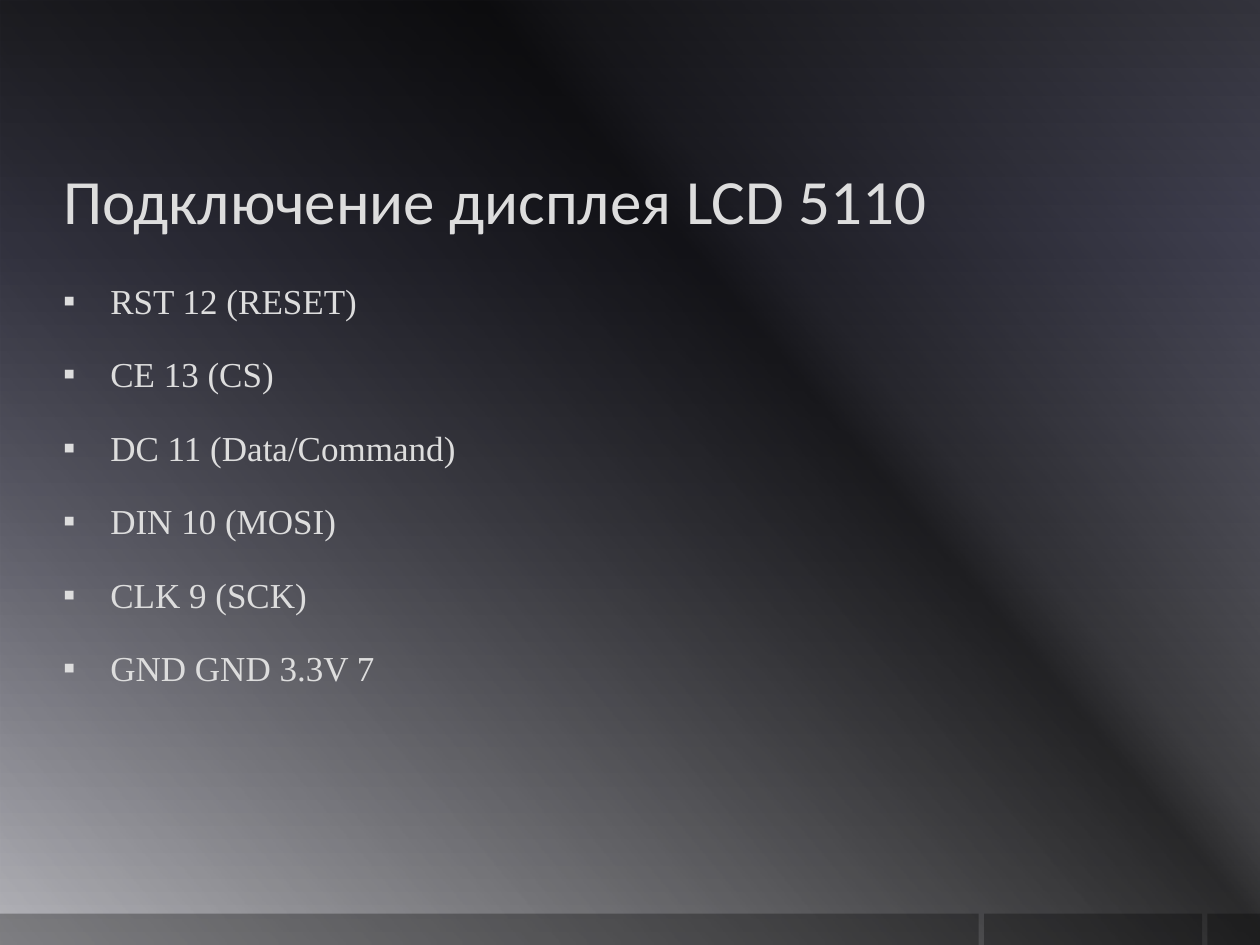
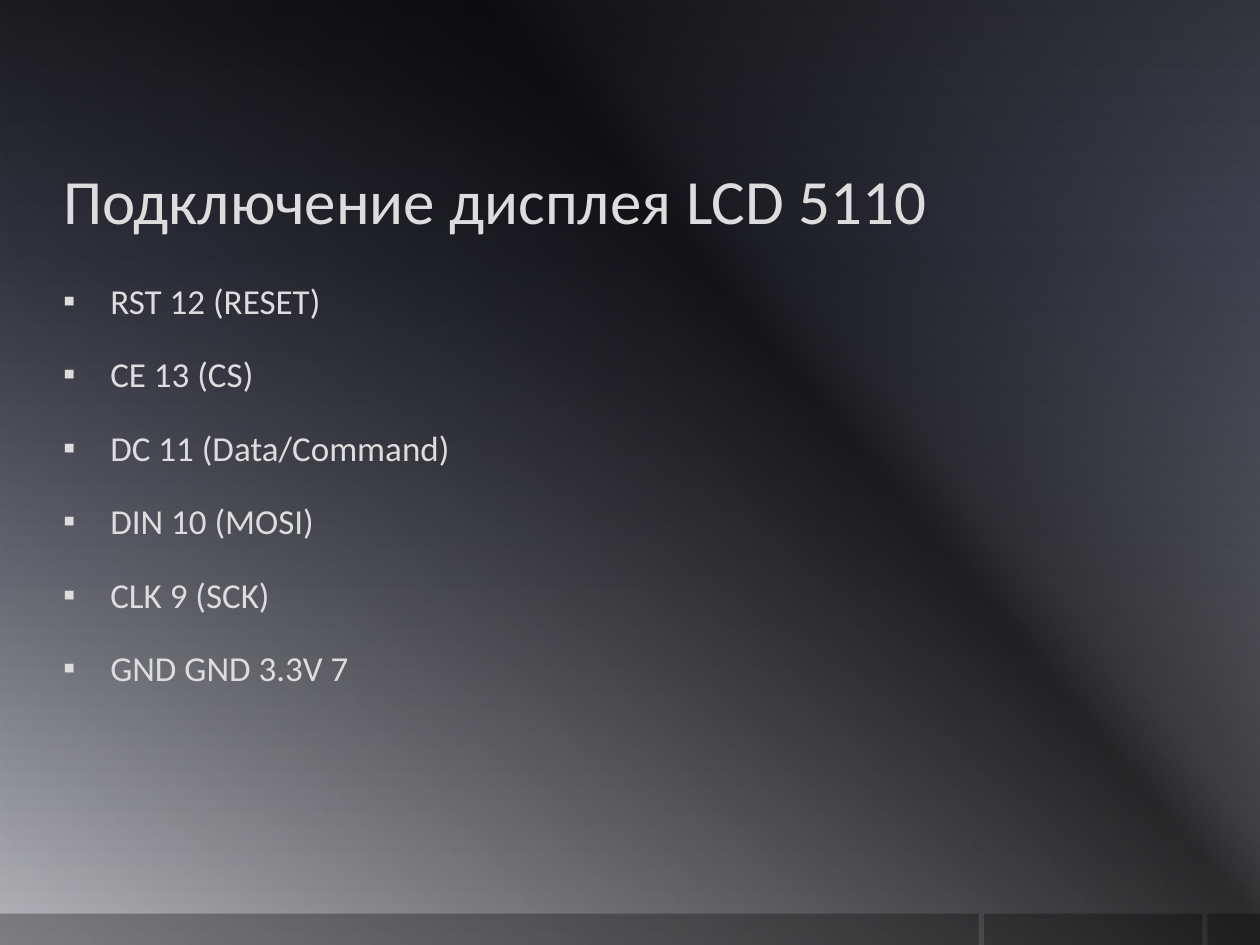
Before and after one commit to dmynov/Equalizer_arduino, a slide deck: slide 6 of Proekt_Equalizer.pptx. Drawn at 1260x945 pixels with LibreOffice and Linux fonts; fonts in the diff are those of the drawing; background and template pictures are left out. Boxes give left, top, right and bottom in pixels: in the first picture for what was removed or moved away, otherwise in the second. Text is boxed around its words. In the diff, an @@ line names an element or a change of style, - is before the commit and + after.

```diff
--- a/Proekt_Equalizer.pptx
+++ b/Proekt_Equalizer.pptx
@@ text "RST 12 (RESET)" at bbox=[110, 288, 450, 681]: font Times New Roman to Calibri @@
```
Also in this commit, not shown: 2 other slides changed.
